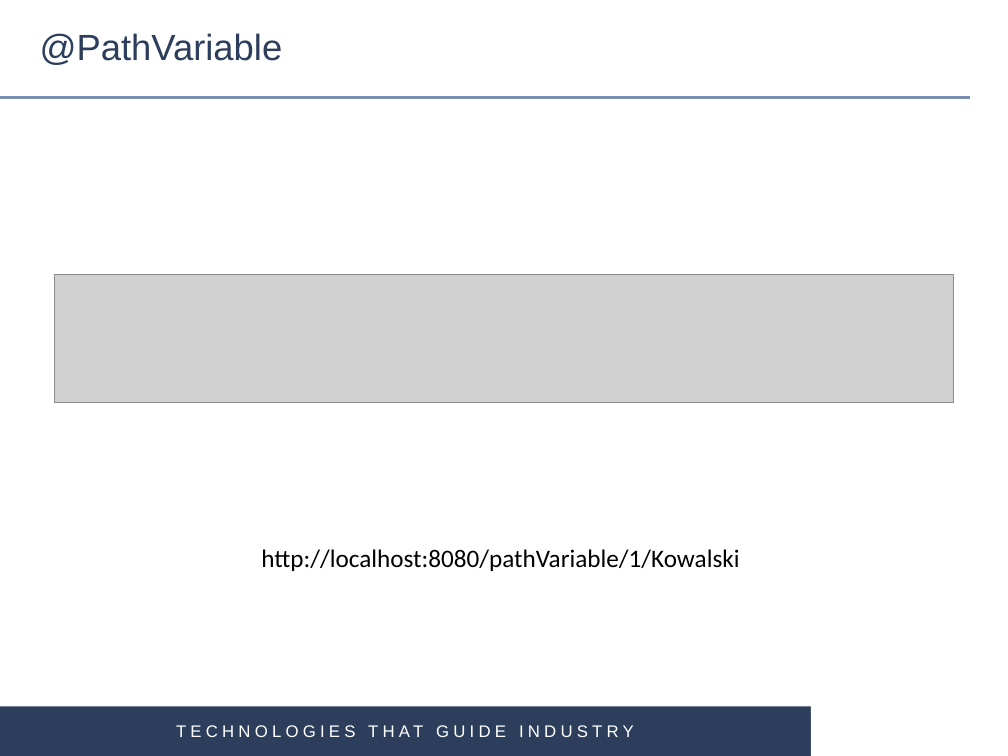
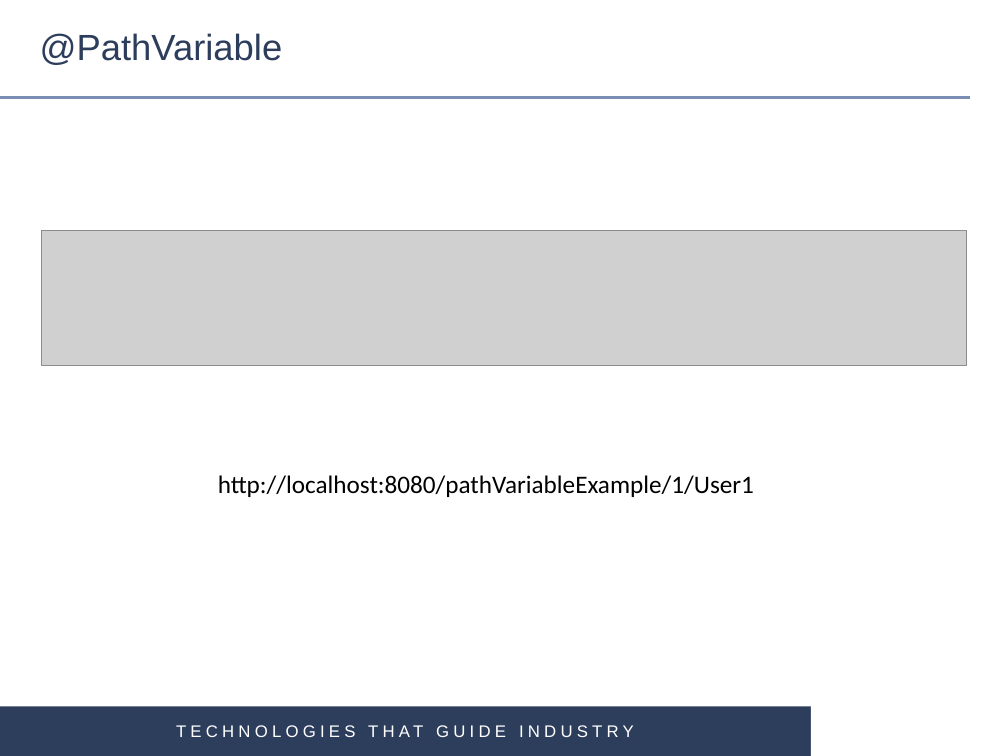
Before and after one commit to gardian91/SPRING_MVC-PSK, a slide deck: slide 12 of Spring MVC.pptx (slide 11 before the commit). Drawn at 1008x756 pixels with LibreOffice and Linux fonts; fonts in the diff are those of the drawing; grey boxes stand for pictures; background and template pictures are left out. Boxes give left, top, right and bottom in pixels: in the first picture for what was removed or moved away, otherwise in the second. Text is boxed around its words. In the diff, an @@ line names an element or a change of style, - is before the commit and + after.

```diff
--- a/Spring MVC.pptx
+++ b/Spring MVC.pptx
@@ picture: place and size @@
-picture at [54,274,954,402]
+picture at [41,230,967,365]
@@ text at [218,475,754,497]: text changed @@
-http://localhost:8080/pathVariable/1/Kowalski
+http://localhost:8080/pathVariableExample/1/User1
```
Also in this commit, not shown: 5 other slides changed, 1 slide added, 5 other files.
